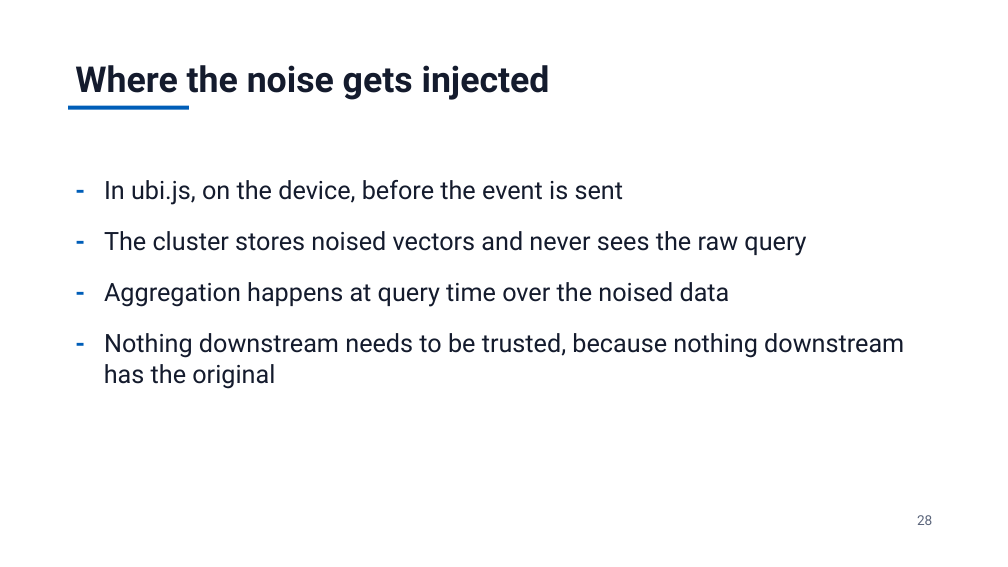
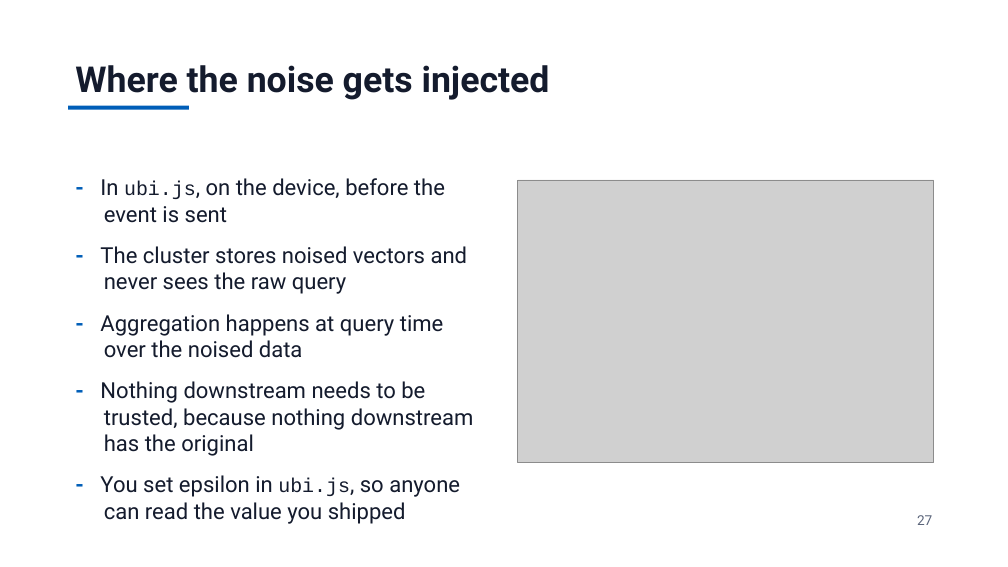
Before and after one commit to jzonthemtn/ldp-for-search, a slide deck: slide 27 of ldp_for_search_slides.pptx (slide 28 before the commit). Drawn at 1008x567 pixels with LibreOffice and Linux fonts; fonts in the diff are those of the drawing; grey boxes stand for pictures. Boxes give left, top, right and bottom in pixels: in the first picture for what was removed or moved away, otherwise in the second. Text is boxed around its words. In the diff, an @@ line names an element or a change of style, - is before the commit and + after.

```diff
--- a/ldp_for_search_slides.pptx
+++ b/ldp_for_search_slides.pptx
@@ text at (x1=100, y1=178, x2=474, y2=456): size 24 to 21 pt in "- In ubi.js, on the device, before ...", "- The cluster stores noised vectors and ...", "- Aggregation happens at query time over ...", "- Nothing downstream needs to be trusted, ..."; size 24 to 19 pt, font Roboto to Courier New in "ubi.js,"; less space between paragraphs @@
@@ picture added at (x1=518, y1=180, x2=934, y2=463) @@
@@ text at (x1=100, y1=475, x2=460, y2=524): paragraph added @@
+- You set epsilon in ubi.js, so anyone can read the value you shipped
@@ text at (x1=917, y1=515, x2=932, y2=525): text changed @@
-28
+27
```
Also in this commit, not shown: 25 other slides changed, 2 slides added, 3 slides removed, 20 other files.
